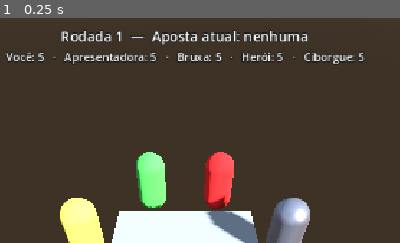
Above: before the commit, frame 1.
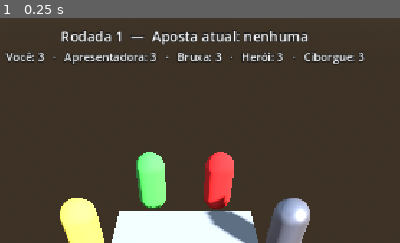
Above: after the commit, the same moment.

Repository: thiegoabcsampaio/DadinhoComico
Game: Godot game, scene res://Scenes/Main.tscn
Same seed, same stepped clock (60 frames per second), same inputs: the game is played once before the commit and once after it.
Inputs:
- Up to frame 1 (0.25 s): no input
The pictures show only the part of the screen within x 27-77%, y 0-50%; the shares and areas given below are measured in that part.

The runs differ from the first frame. In frame 1, 0.1% of the frame differs, in the area x 9-91%, y 15-18%.

Commit message:
feat: 3 dados por jogador e modo espectador (acelerar 3x / encerrar)
- DiceSystem.DADOS_INICIAIS 5 -> 3 (bible e blueprint atualizados)
- HUD: PainelEspectador com Acelerar 3x (toggle) e Encerrar, exibido
  quando o humano e eliminado; no fim de jogo vira "Novo jogo"
- Main.gd: aceleracao via Engine.time_scale (timers de NPC/rodada e
  baloes respeitam), reset ao terminar/sair da cena; Encerrar recarrega
  a cena para uma partida nova
- dialogues.json: botao_acelerar, botao_encerrar, botao_novo_jogo

Co-Authored-By: Claude Fable 5.1 <noreply@anthropic.com>
Claude-Session: https://claude.ai/code/session_012f31QfM7jTR3mUJyeum3i1

Diff:
--- a/Scenes/HUD.tscn
+++ b/Scenes/HUD.tscn
@@ -372,3 +372,29 @@
 unique_name_in_owner = true
 layout_mode = 2
 toggle_mode = true
+
+[node name="PainelEspectador" type="PanelContainer" parent="Rodape/Centro"]
+unique_name_in_owner = true
+visible = false
+layout_mode = 2
+
+[node name="HBoxEspectador" type="HBoxContainer" parent="Rodape/Centro/PainelEspectador"]
+layout_mode = 2
+theme_override_constants/separation = 16
+
+[node name="BotaoAcelerar" type="Button" parent="Rodape/Centro/PainelEspectador/HBoxEspectador"]
+unique_name_in_owner = true
+layout_mode = 2
+toggle_mode = true
+
+[node name="BotaoEncerrar" type="Button" parent="Rodape/Centro/PainelEspectador/HBoxEspectador"]
+unique_name_in_owner = true
+layout_mode = 2
+theme_override_colors/font_color = Color(1, 1, 1, 1)
+theme_override_colors/font_hover_color = Color(1, 1, 1, 1)
+theme_override_colors/font_pressed_color = Color(1, 1, 1, 1)
+theme_override_colors/font_hover_pressed_color = Color(1, 1, 1, 1)
+theme_override_styles/hover = SubResource("dudo_hover")
+theme_override_styles/hover_pressed = SubResource("dudo_pressed")
+theme_override_styles/normal = SubResource("dudo_normal")
+theme_override_styles/pressed = SubResource("dudo_pressed")
--- a/Scripts/DiceSystem.gd
+++ b/Scripts/DiceSystem.gd
@@ -12,7 +12,7 @@
 
 const FACE_MIN := 1
 const FACE_MAX := 6
-const DADOS_INICIAIS := 5
+const DADOS_INICIAIS := 3
 
 ## jogador_id -> Array[int] com as faces atuais.
 var _copos: Dictionary = {}
--- a/Scripts/HudController.gd
+++ b/Scripts/HudController.gd
@@ -9,6 +9,10 @@
 
 signal aposta_solicitada(quantidade: int, face: int)
 signal dudo_solicitado()
+## Modo espectador (humano eliminado): acelerar a partida ligado/desligado.
+signal acelerar_alternado(ativo: bool)
+## Encerrar a partida atual / começar um novo jogo.
+signal encerrar_solicitado()
 
 const CENA_BALAO := preload("res://Scenes/BalaoDialogo.tscn")
 const DURACAO_BALAO := 2.5
@@ -28,6 +32,10 @@
 @onready var _label_titulo_dados: Label = %LabelTituloDados
 @onready var _label_titulo_qtd: Label = %LabelTituloQtd
 @onready var _label_titulo_face: Label = %LabelTituloFace
+@onready var _painel_acoes: PanelContainer = %PainelAcoes
+@onready var _painel_espectador: PanelContainer = %PainelEspectador
+@onready var _botao_acelerar: Button = %BotaoAcelerar
+@onready var _botao_encerrar: Button = %BotaoEncerrar
 @onready var _camada_baloes: Control = %Baloes
 
 var _jogo: GameManager
@@ -52,6 +60,12 @@
 	_botao_apostar.text = _t("botao_apostar")
 	_botao_dudo.text = _t("botao_dudo")
 	_botao_ver_dados.text = _t("botao_ver_dados")
+	_botao_acelerar.text = _t("botao_acelerar")
+	_botao_encerrar.text = _t("botao_encerrar")
+
+	_botao_acelerar.toggled.connect(func(ativo: bool) -> void: acelerar_alternado.emit(ativo))
+	_botao_encerrar.pressed.connect(func() -> void: encerrar_solicitado.emit())
+	_painel_espectador.visible = false
 
 	_botao_menos.pressed.connect(func() -> void: _definir_quantidade(_quantidade - 1))
 	_botao_mais.pressed.connect(func() -> void: _definir_quantidade(_quantidade + 1))
@@ -187,8 +201,25 @@
 func _ao_eliminar(jogador_id: int) -> void:
 	_label_status.text = DialogueLoader.get_fmt("ui", "eliminado", [_jogo.nome(jogador_id)])
 	_atualizar_info()
+	if jogador_id == _humano:
+		_entrar_modo_espectador()
+
+
+## Humano fora: some o painel de jogada, aparecem Acelerar / Encerrar.
+func _entrar_modo_espectador() -> void:
+	habilitar_vez(false)
+	_painel_acoes.visible = false
+	_painel_espectador.visible = true
+	_botao_acelerar.visible = true
+	_botao_acelerar.button_pressed = false
 
 
 func _ao_terminar(vencedor: int) -> void:
 	_label_status.text = DialogueLoader.get_fmt("ui", "vencedor", [_jogo.nome(vencedor)])
 	habilitar_vez(false)
+	# Fim de jogo: só resta começar outro.
+	_painel_acoes.visible = false
+	_painel_espectador.visible = true
+	_botao_acelerar.button_pressed = false
+	_botao_acelerar.visible = false
+	_botao_encerrar.text = _t("botao_novo_jogo")
--- a/Scripts/Main.gd
+++ b/Scripts/Main.gd
@@ -23,6 +23,8 @@
 @export var atraso_entre_rodadas: float = 4.5
 ## 0 = aleatório. Outro valor reproduz a mesma partida (dados e NPCs).
 @export var semente: int = 0
+## Multiplicador de velocidade do modo espectador (humano eliminado).
+@export var aceleracao_espectador: float = 3.0
 
 @onready var jogo: GameManager = $GameManager
 @onready var hud: HudController = $HUD
@@ -52,11 +54,31 @@
 
 	hud.aposta_solicitada.connect(_ao_humano_apostar)
 	hud.dudo_solicitado.connect(_ao_humano_dudo)
+	hud.acelerar_alternado.connect(_ao_alternar_aceleracao)
+	hud.encerrar_solicitado.connect(_reiniciar_partida)
 	jogo.aposta_feita.connect(_ao_apostar)
 	jogo.dudo_declarado.connect(_ao_declarar_dudo)
 	jogo.dudo_resolvido.connect(_ao_resolver_dudo)
+	jogo.jogo_terminou.connect(func(_vencedor: int) -> void: Engine.time_scale = 1.0)
 
 	_iniciar_rodada()
+
+
+func _exit_tree() -> void:
+	# Nunca deixar a aceleração vazar para outra cena.
+	Engine.time_scale = 1.0
+
+
+## Modo espectador: os timers de jogada/rodada respeitam Engine.time_scale,
+## então acelerar a engine acelera a partida inteira (balões inclusive).
+func _ao_alternar_aceleracao(ativo: bool) -> void:
+	Engine.time_scale = aceleracao_espectador if ativo else 1.0
+
+
+## Encerra a partida atual e começa outra do zero (recarrega a cena).
+func _reiniciar_partida() -> void:
+	Engine.time_scale = 1.0
+	get_tree().reload_current_scene()
 
 
 func _iniciar_rodada() -> void:
--- a/dialogues.json
+++ b/dialogues.json
@@ -19,7 +19,10 @@
 		"titulo_quantidade": "Quantidade",
 		"titulo_face": "Face",
 		"titulo_seus_dados": "Seus dados",
-		"info_inicial": "Rodada -"
+		"info_inicial": "Rodada -",
+		"botao_acelerar": "Acelerar 3x",
+		"botao_encerrar": "Encerrar",
+		"botao_novo_jogo": "Novo jogo"
 	},
 
 	"apresentadora": {
Not shown, added: Scripts/DialogueLoader.gd.uid
Not shown, added: Scripts/NpcAI.gd.uid
Not shown, added: Scripts/NpcProfile.gd.uid
Not shown, changed: docs/blueprint.md
Not shown, changed: docs/game_bible.md
